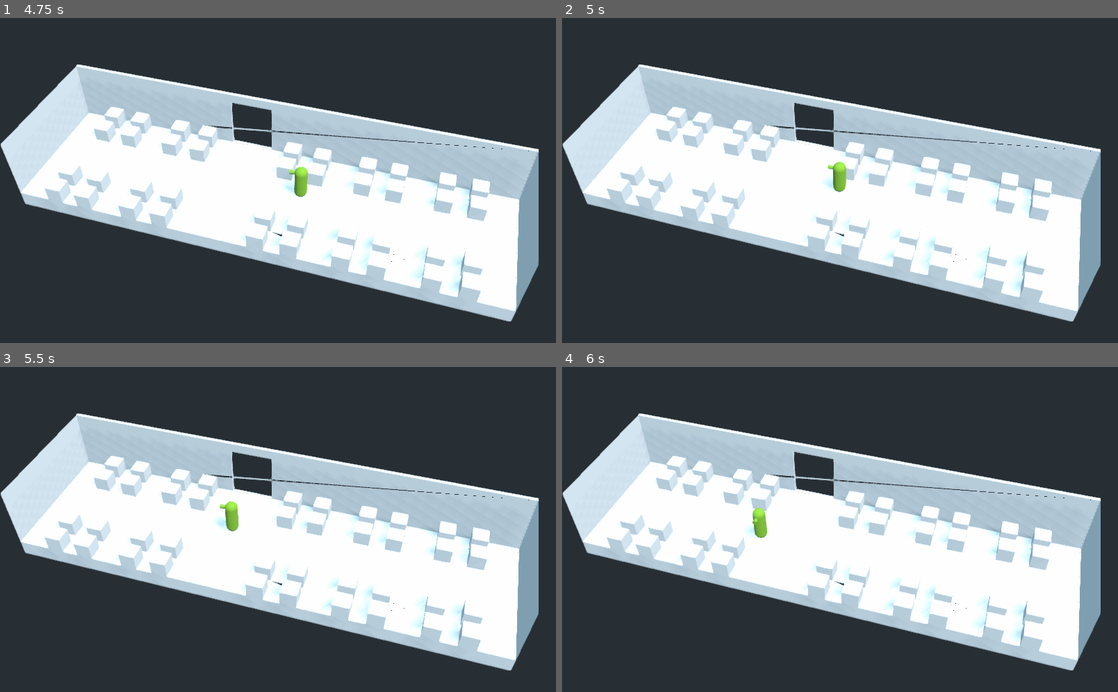
Above: before the commit, frames 1-4 (two rows, left to right).
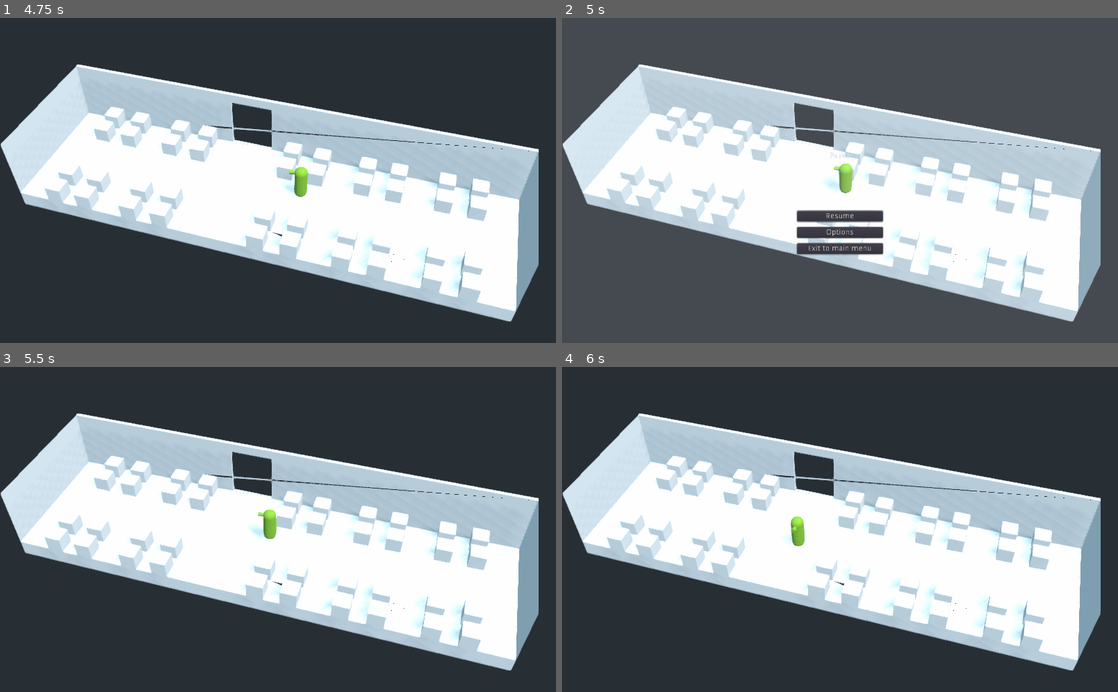
Above: after the commit, the same moments.

Repository: the-last-willy/game_jam_22_07
Game: Godot game, scene res://Game/Scenes/Main/Main.tscn
Same seed, same stepped clock (60 frames per second), same inputs: the game is played once before the commit and once after it.
Inputs (mouse positions are in pixels of both pictures, inside the frame that each line leads up to):
- Up to frame 1 (4.75 s): click "Play" at 0.5 s; tap Enter (ui_accept) at 1.25, 1.52, 2.27, 3.5, 3.77, 4.52 s; move the mouse to (400, 164) at 1.27 s; hold D (move_right) 1.28-2.03 s; click (400, 164) at 1.42 s; move the mouse to (166, 196) at 2.02 s; hold S (move_backward) 2.03-2.78 s; move the mouse to (333, 109) at 2.77 s; hold D (move_right) 2.78-3.53 s; move the mouse to (250, 245) at 3.52 s; hold W (move_forward) 3.53-4.28 s; click (250, 245) at 3.67 s; move the mouse to (444, 229) at 4.27 s; hold A (move_left) from 4.28 s (still down)
- Up to frame 2 (5 s): keep holding A (move_left); tap Escape (pause) at 4.9 s
- Up to frame 3 (5.5 s): keep holding A (move_left); move the mouse to (111, 480) at 5.02 s; tap Enter (ui_accept) at 5.27 s
- Up to frame 4 (6 s): move the mouse to (867, 529) at 5.77 s; release A (move_left) at 5.78 s; hold S (move_backward) from 5.78 s (still down); click (867, 529) at 5.92 s

Frame 1 is identical in both runs. In frame 2, 57% of the frame differs, in the area x 0-100%, y 0-100%; in frame 3, 0.5%; in frame 4, 0.5%.

Commit message:
Fix Pause menu unable to preload + added pause menu to level

Diff:
--- a/Game/Scenes/Level/Level.tscn
+++ b/Game/Scenes/Level/Level.tscn
@@ -1,7 +1,8 @@
-[gd_scene load_steps=3 format=2]
+[gd_scene load_steps=4 format=2]
 
 [ext_resource path="res://Game/Scenes/Level/AircraftCabin.tscn" type="PackedScene" id=1]
 [ext_resource path="res://Game/Character/Player/Player.tscn" type="PackedScene" id=2]
+[ext_resource path="res://Game/UI/PauseMenu/PauseMenuUI.tscn" type="PackedScene" id=3]
 
 [node name="Level" type="Spatial"]
 
@@ -13,3 +14,5 @@
 fov = 30.0
 
 [node name="Player" parent="." instance=ExtResource( 2 )]
+
+[node name="PauseMenuUI" parent="." instance=ExtResource( 3 )]
--- a/Game/UI/PauseMenu/PauseMenuUI.gd
+++ b/Game/UI/PauseMenu/PauseMenuUI.gd
@@ -2,7 +2,7 @@
 
 var is_paused : bool = false
 
-var main_menu = preload("res://Game/Scenes/Main/Main.tscn")
+var main_menu = load("res://Game/Scenes/Main/Main.tscn")
 
 func resume():
 	is_paused = false
@@ -13,11 +13,11 @@
 	is_paused = true
 	get_tree().paused = true
 	visible = true
+	$HBoxContainer/Resume.grab_focus()
 
 func exit_to_main_menu():
 	resume()
 	var _error_code = get_tree().change_scene_to(main_menu)
-
 
 # Called when the node enters the scene tree for the first time.
 func _ready():
